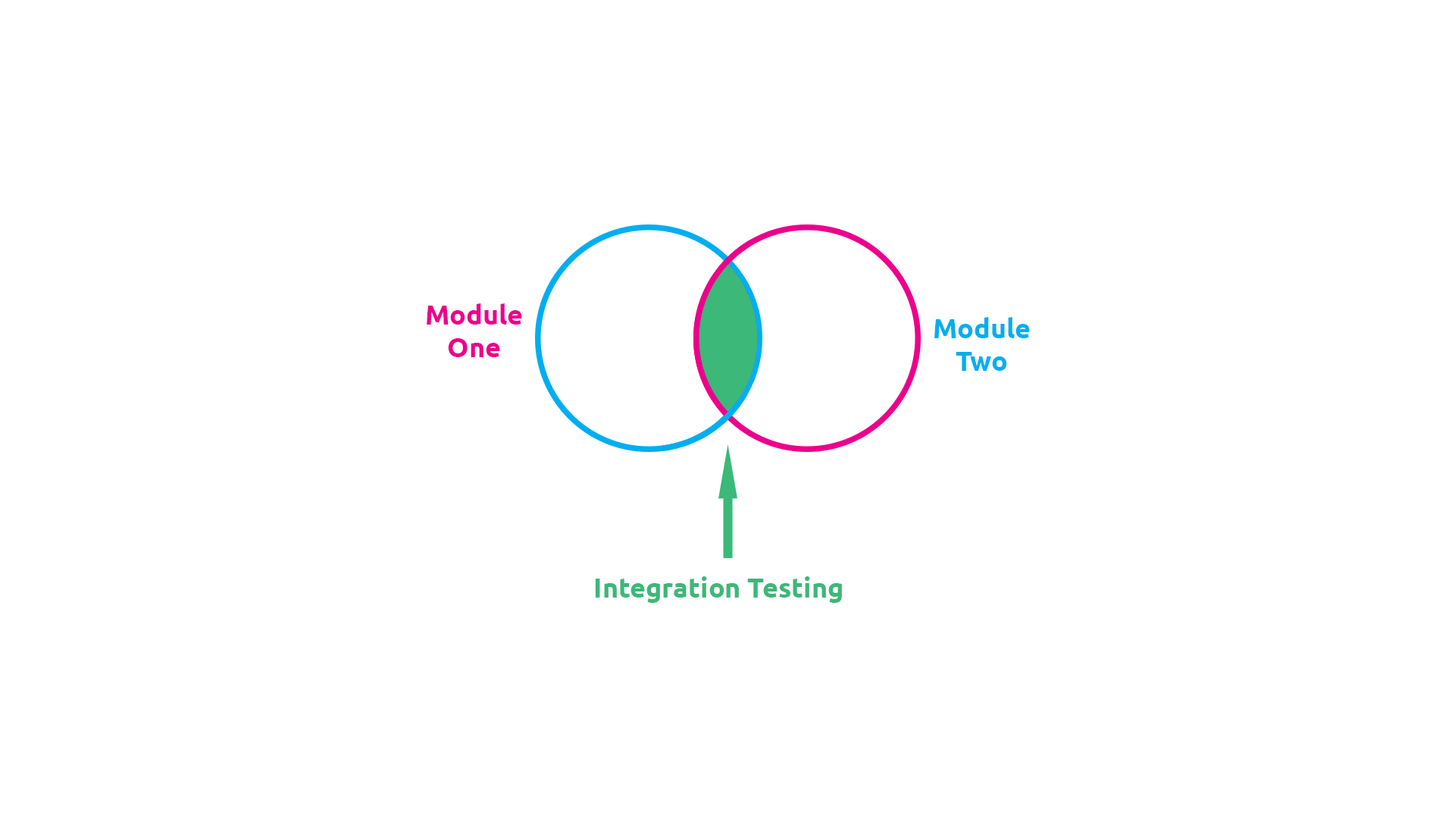
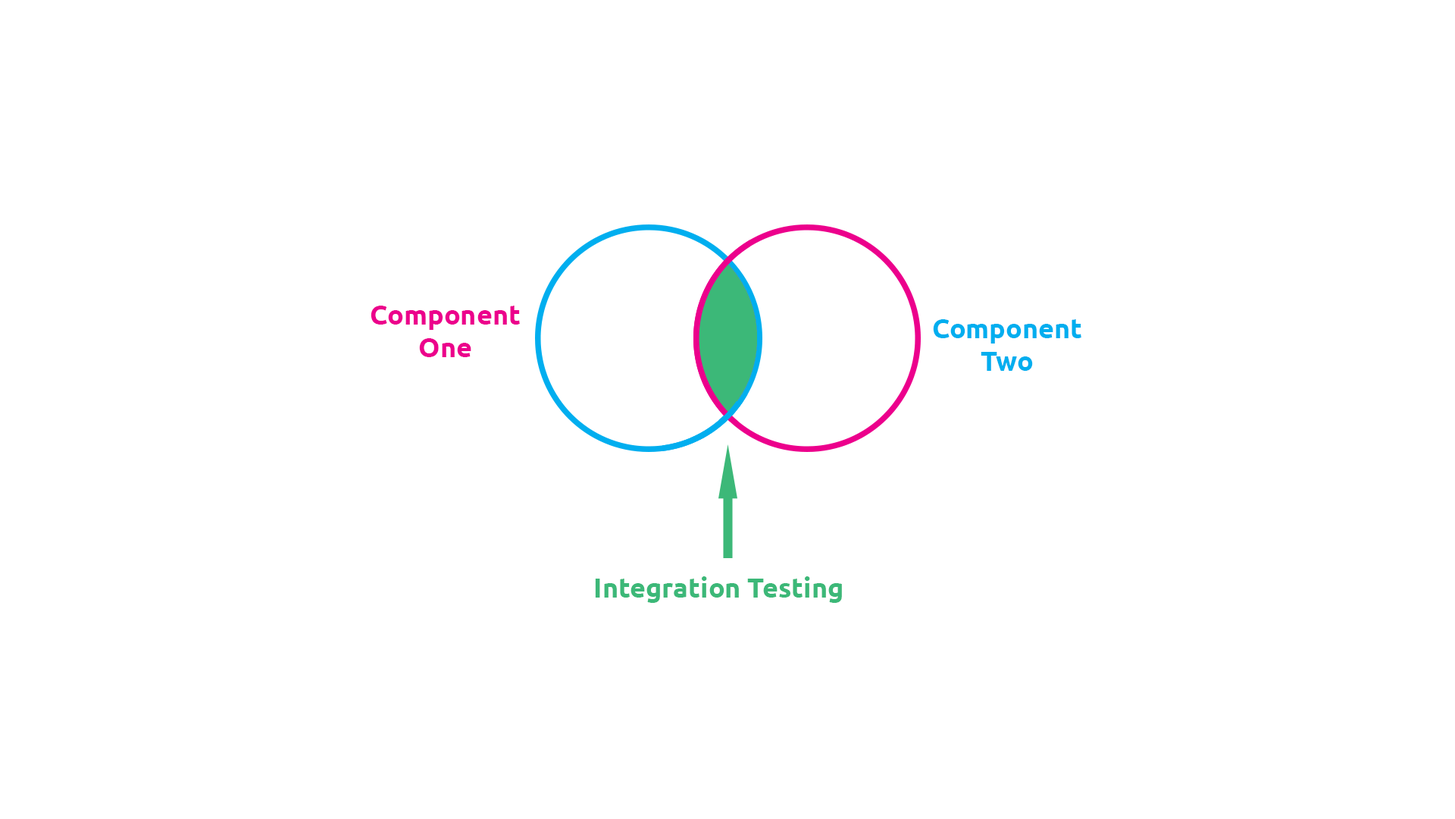
Layers edited between the first and the second 1455x819 image:
renamed "Module Two" to "Component Two", painted on it over left=933, top=316, right=1082, bottom=371
renamed "Module One" to "Component One", painted on it over left=370, top=303, right=523, bottom=358
